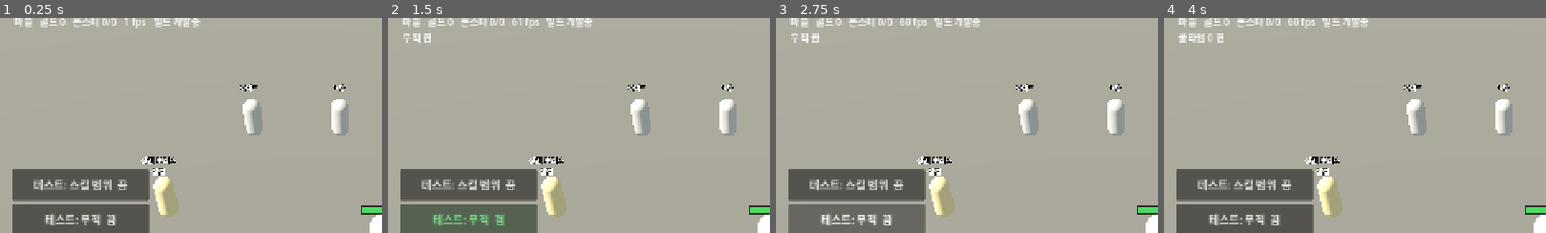
Above: before the commit, frames 1-4 (left to right).
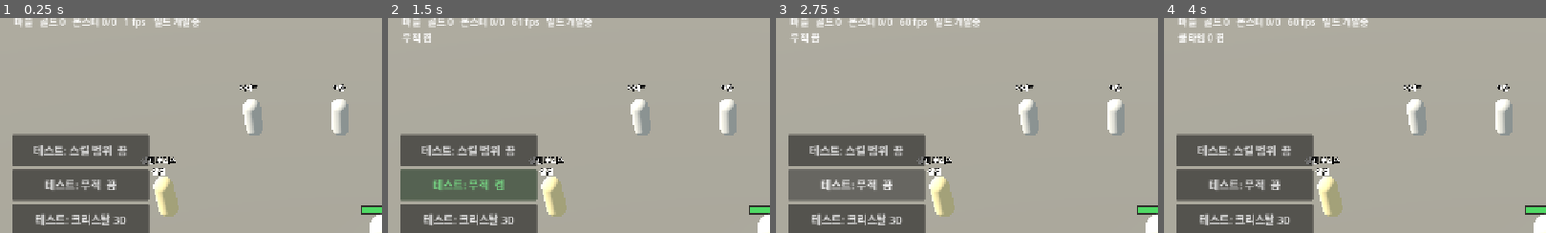
Above: after the commit, the same moments.

Repository: gogoalswo/MMORPG
Game: Godot game, scene res://main.tscn
Two runs of this game, one before a commit and one after it. Both use one fixed random seed, a clock stepped at 60 frames per second and the inputs below.
Inputs (mouse positions are % of the whole screen's width and height, from its top left):
- Up to frame 1 (0.25 s): no input
- Up to frame 2 (1.5 s): click (40, 80) at 0.52 s; click "테스트: 무적 끔" at 1.25 s
- Up to frame 3 (2.75 s): click "테스트: 무적 켬" at 2 s
- Up to frame 4 (4 s): click "테스트: 쿨타임 0 켬" at 2.75 s; click "테스트: 쿨타임 0 끔" at 3.5 s
The pictures show only the part of the screen within x 0-50%, y 4-54%; the shares and areas given below are measured in that part.

The runs differ from the first frame. In frame 1, 6.8% of the frame differs, in the area x 3-40%, y 53-97%; in frame 2, 7.0%; in frame 3, 6.8%; in frame 4, 6.8%.

Commit message:
테스트 단추: 크리스탈 30개를 가방에
드랍이 0.01% 라 주워서는 크리스탈을 시험할 수 없다. 건틀릿 단추 옆에 둔다.

Co-Authored-By: Claude Opus 5.5 <noreply@anthropic.com>
Claude-Session: https://claude.ai/code/session_01QFg1nGQdqrg3e7xhwkqChw

Diff:
--- a/godot/game/game.gd
+++ b/godot/game/game.gd
@@ -2108,6 +2108,19 @@
 	)
 	column.add_child(gauntlets)
 	column.move_child(gauntlets, 0)  # 쿨타임 단추가 맨 아래 구석에 남아야 한다 (ui_test 가 본다)
+	# 크리스탈 30개를 가방에 넣는다 (2026-09-23 요청 — "가방에 30개 넣어". 드랍이 0.01% 라
+	# 주워서는 시험해 볼 수 없다)
+	var crystals := Button.new()
+	crystals.custom_minimum_size = Vector2(230, 52)
+	crystals.add_theme_font_size_override("font_size", 18)
+	crystals.text = "테스트: 크리스탈 30"
+	crystals.pressed.connect(func() -> void:
+		_transport.send(&"debugCrystals", {"count": 30})
+		if _bag_panel.visible:
+			_redraw_bag()
+	)
+	column.add_child(crystals)
+	column.move_child(crystals, 0)
 	# 무적은 플레이어 값이라 표 스위치와 따로 논다 — 요청은 `invincible`
 	_invincible_button = Button.new()
 	_invincible_button.custom_minimum_size = Vector2(230, 52)
--- a/godot/net/local_transport.gd
+++ b/godot/net/local_transport.gd
@@ -51,6 +51,8 @@
 			_world.set_invincible(MY_ID, bool(payload.get("on", false)))
 		&"debugGauntlets":
 			_world.debug_gauntlets(MY_ID)
+		&"debugCrystals":
+			_world.debug_crystals(MY_ID, int(payload.get("count", 30)))
 		&"debugGear":
 			_world.debug_gear(
 				MY_ID,
--- a/godot/tests/crystal_test.gd
+++ b/godot/tests/crystal_test.gd
@@ -112,6 +112,15 @@
 	if str(me.bag[me.bag.size() - 1].id) != Items.crystal_id():
 		_fail("정렬하면 재료는 장비 뒤로 가야 한다")
 
+	# 테스트 단추 "크리스탈 30" — 있던 칸에 겹친다
+	var t := _world()
+	var tw: World = t[0]
+	var tme: Dictionary = t[1]
+	tw.debug_crystals("me", 30)
+	tw.debug_crystals("me", 30)
+	_eq("테스트 단추 두 번 — 칸 수", tme.bag.size(), 1)
+	_eq("테스트 단추 두 번 — 개수", int(tme.bag[0].count), 60)
+
 
 ## 가방의 장비에 쓴다 — 크리스탈이 앞 칸이어도 **고른 장비에** 붙어야 한다
 func _case_use_bag() -> void:
--- a/godot/world/world.gd
+++ b/godot/world/world.gd
@@ -1138,6 +1138,17 @@
 	_events.append({"type": "notice", "text": "테스트: 건틀릿 %d개를 넣었다" % added})
 
 
+## 테스트 단추 — 크리스탈을 가방에 넣는다. 한 칸에 겹친다 (`_give`)
+func debug_crystals(player_id: String, count: int) -> void:
+	var player: Dictionary = _players.get(player_id, {})
+	if player.is_empty() or count <= 0:
+		return
+	if not _give(player, {"id": Items.crystal_id(), "count": count}):
+		return
+	_inventory_changed(player)
+	_notice("테스트: 크리스탈 %d개를 넣었다" % count)
+
+
 func debug_gear(player_id: String, level: int, grade: int, enhance: int) -> void:
 	var player: Dictionary = _players.get(player_id, {})
 	if player.is_empty():
Not shown, changed: docs/features/items.md
